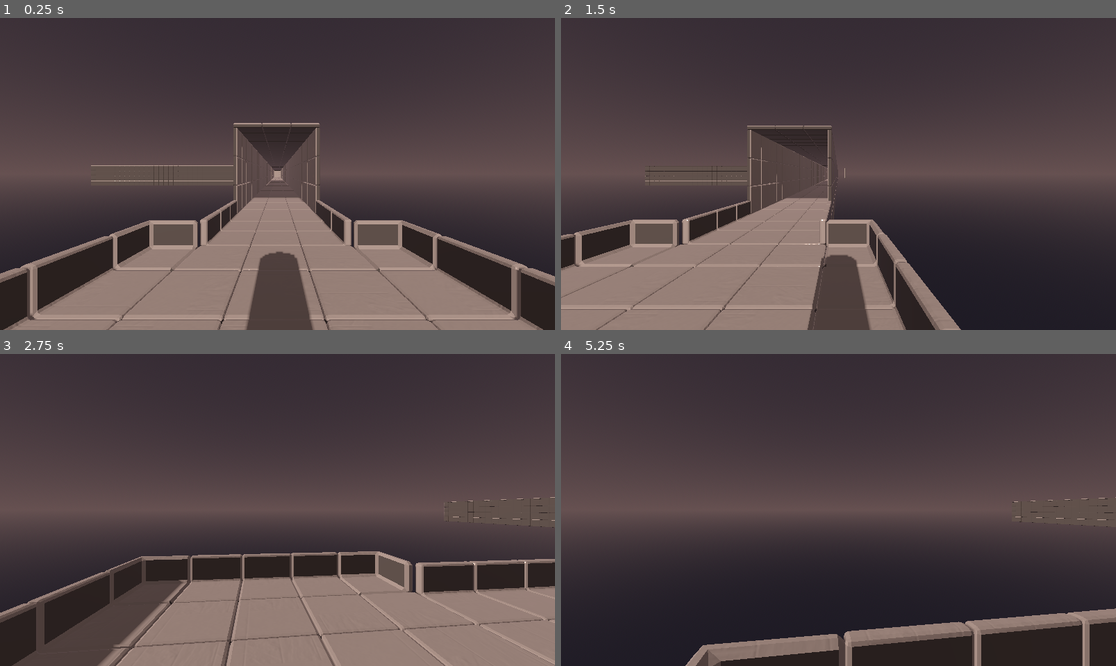
Above: before the commit, frames 1-4 (two rows, left to right).
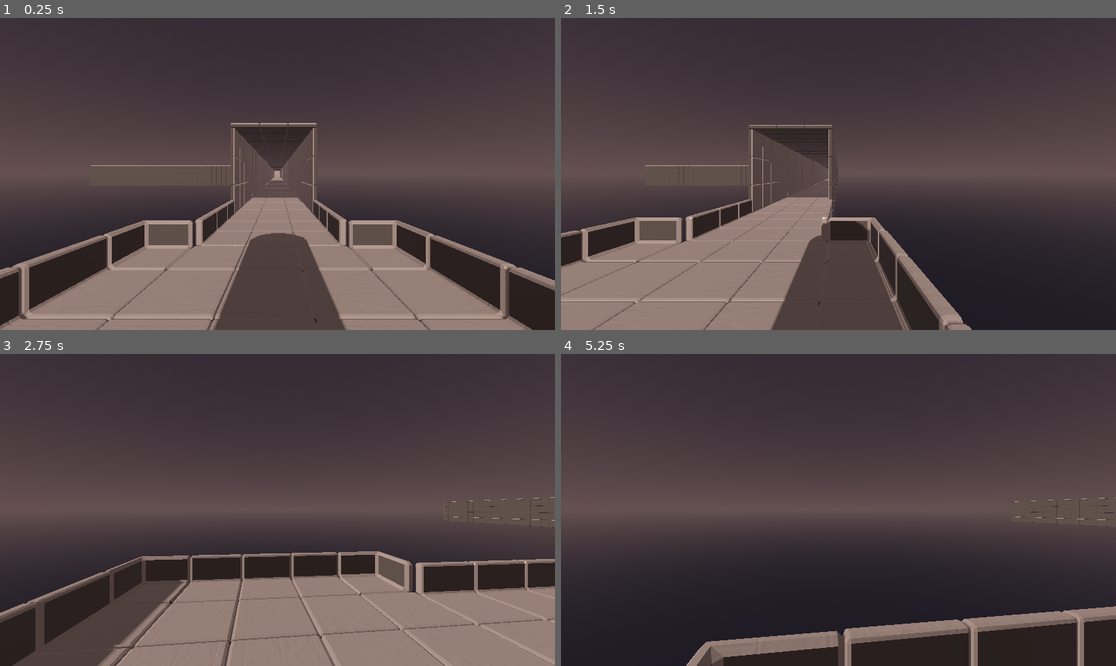
Above: after the commit, the same moments.

Repository: RoseyLemonz/jam-fcj9
Game: Godot game, scene res://game/res/main.tscn
The game is run twice, just before and just after one commit, with the same random seed, the same clock (stepped at 60 frames per second) and the same inputs.
Inputs:
- Up to frame 1 (0.25 s): no input
- Up to frame 2 (1.5 s): hold D (move_right) 0.53-1.28 s; hold Ctrl (crouch) 0.53-1.28 s; hold S (move_back) from 1.28 s (still down); tap Down (keylook_down) at 1.35 s
- Up to frame 3 (2.75 s): release S (move_back) at 2.03 s; hold D (move_right) from 2.03 s (still down); hold Left (keylook_left) from 2.03 s (still down)
- Up to frame 4 (5.25 s): release D (move_right) at 2.78 s; release Left (keylook_left) at 2.78 s; hold W (move_forward) 2.78-3.53 s; tap Right (keylook_right) at 2.85 s; hold Up (keylook_up) 3.53-4.28 s; hold A (move_left) 3.53-5.03 s; tap Ctrl (crouch) at 4.35 s; tap Enter at 5 s; hold S (move_back) from 5.03 s (still down); hold Down (keylook_down) from 5.03 s (still down)

The runs differ from the first frame. In frame 1, 9.1% of the frame differs, in the area x 0-100%, y 33-100%; in frame 2, 7.8%; in frame 3, 0.1%; in frame 4, 2.4%.

Commit message:
Implement silly pig "easter egg"
Implement a sign that has an image of a pig that pops up when you walk into a Area3D

Diff:
--- a/game/res/main.tscn
+++ b/game/res/main.tscn
@@ -1,13 +1,43 @@
-[gd_scene load_steps=6 format=3 uid="uid://bqduearrbik6x"]
+[gd_scene load_steps=15 format=3 uid="uid://bqduearrbik6x"]
 
 [ext_resource type="Environment" uid="uid://dh6n33ns4plhx" path="res://game/lvl/lvl_enviroment_normal.tres" id="1_nmqiy"]
 [ext_resource type="PackedScene" uid="uid://dku2sdnrbmj7b" path="res://game/res/player.tscn" id="2_dga6e"]
+[ext_resource type="Texture2D" uid="uid://dqan0w5jbnbl7" path="res://assets/img/piggy.png" id="4_3n07w"]
 [ext_resource type="MeshLibrary" uid="uid://dfbuspcfcbk4q" path="res://game/lvl/lib_blocks.tres" id="4_yajld"]
 
+[sub_resource type="PhysicsMaterial" id="PhysicsMaterial_oh3q5"]
+
 [sub_resource type="BoxShape3D" id="BoxShape3D_yajld"]
-size = Vector3(6.080999, 6.4270344, 1)
+size = Vector3(8.959337, 6.4270344, 0.21875)
 
-[sub_resource type="PhysicsMaterial" id="PhysicsMaterial_oh3q5"]
+[sub_resource type="GDScript" id="GDScript_yajld"]
+resource_name = "triggerpig"
+script/source = "extends Area3D
+
+func _on_body_entered(body : Node3D):
+	print(\"test\")
+	if body.is_in_group(\"Player\"):
+		print(\"test1\")
+"
+
+[sub_resource type="BoxMesh" id="BoxMesh_ov40x"]
+
+[sub_resource type="StandardMaterial3D" id="StandardMaterial3D_irvxm"]
+albedo_color = Color(0.28485027, 0.28485027, 0.2848502, 1)
+
+[sub_resource type="PlaneMesh" id="PlaneMesh_yo10h"]
+
+[sub_resource type="StandardMaterial3D" id="StandardMaterial3D_ielxn"]
+albedo_texture = ExtResource("4_3n07w")
+
+[sub_resource type="StandardMaterial3D" id="StandardMaterial3D_yajld"]
+albedo_color = Color(0.3529412, 0.3529412, 0.3529412, 1)
+
+[sub_resource type="StandardMaterial3D" id="StandardMaterial3D_3n07w"]
+albedo_color = Color(0.3515629, 0.3515629, 0.35156286, 1)
+
+[sub_resource type="BoxShape3D" id="BoxShape3D_3n07w"]
+size = Vector3(0.1005249, 4.270996, 2.4003296)
 
 [node name="Main" type="Node3D"]
 
@@ -17,41 +47,87 @@
 shadow_enabled = true
 sky_mode = 1
 
+[node name="AudioStreamPlayer3D" type="AudioStreamPlayer3D" parent="."]
+
 [node name="WorldEnvironment" type="WorldEnvironment" parent="."]
 environment = ExtResource("1_nmqiy")
 
-[node name="Player" parent="." instance=ExtResource("2_dga6e")]
+[node name="Player" parent="." groups=["Player"] instance=ExtResource("2_dga6e")]
 transform = Transform3D(2.4, 0, 0, 0, 2.4, 0, 0, 0, 2.4, 10.0966625, 1.7249956, 6.0359716)
-
-[node name="TriggersOrEvents" type="Node3D" parent="."]
-transform = Transform3D(1, 0, 0, 0, 1, 0, 0, 0, 1, 7.2, 0, 0)
-
-[node name="EntranceVoice" type="Area3D" parent="TriggersOrEvents"]
-transform = Transform3D(1, 0, 0, 0, 1, 0, 0, 0, 1, 3, 2, -3)
-
-[node name="Entrance" type="CollisionShape3D" parent="TriggersOrEvents/EntranceVoice"]
-transform = Transform3D(1, 0, 0, 0, 1, 0, 0, 0, 1, 0.0063066483, 1.0647707, 0)
-shape = SubResource("BoxShape3D_yajld")
-
-[node name="HallwayVoice" type="Area3D" parent="TriggersOrEvents"]
-transform = Transform3D(1, 0, 0, 0, 1, 0, 0, 0, 1, 3, 2.8500607, -73.010056)
-
-[node name="Hallway" type="CollisionShape3D" parent="TriggersOrEvents/HallwayVoice"]
-transform = Transform3D(1, 0, 0, 0, 1, 0, 0, 0, 1, -0.1436168, -0.36174905, 0.14123774)
-shape = SubResource("BoxShape3D_yajld")
-
-[node name="HallwayConfirm" type="Area3D" parent="TriggersOrEvents"]
-transform = Transform3D(1, 0, 0, 0, 1, 0, 0, 0, 1, 1.0068817, 0.66524744, -154.20828)
-
-[node name="Confirm" type="CollisionShape3D" parent="TriggersOrEvents/HallwayConfirm"]
-transform = Transform3D(1, 0, 0, 0, 1, 0, 0, 0, 1, 1.9210352, 2.1886463, 10.844131)
-shape = SubResource("BoxShape3D_yajld")
+collision_mask = 6
 
 [node name="GridMap" type="GridMap" parent="."]
 transform = Transform3D(1, 0, 0, 0, 1, 0, 0, 0, 1, 7.2197523, -2, 0)
 mesh_library = ExtResource("4_yajld")
 physics_material = SubResource("PhysicsMaterial_oh3q5")
+collision_layer = 2
 data = {
 "cells": PackedInt32Array(65535, 65535, 7, 65535, 0, 6, 65535, 1, 6, 65535, 2, 6, 65535, 3, 1048583, 0, 65535, 655361,  …(126337 unchanged characters)…
 }
 metadata/_editor_floor_ = Vector3(-28, 4, -65)
+
+[node name="Triggers" type="Node3D" parent="."]
+transform = Transform3D(-4.371139e-08, 0, 1, 0, 1, 0, -1, 0, -4.371139e-08, 5.9649887, 11.444299, 2.8145576)
+
+[node name="EntranceVoice" type="Area3D" parent="Triggers"]
+transform = Transform3D(-4.371139e-08, 0, -1, 0, 1, 0, 1, 0, -4.371139e-08, 5.814557, -9.444299, 4.235011)
+
+[node name="Entrance" type="CollisionShape3D" parent="Triggers/EntranceVoice"]
+transform = Transform3D(1, 0, 0, 0, 1, 0, 0, 0, 1, 0.0063066483, 1.0647707, 0)
+shape = SubResource("BoxShape3D_yajld")
+
+[node name="HallwayVoice" type="Area3D" parent="Triggers"]
+transform = Transform3D(-4.371139e-08, 0, -1, 0, 1, 0, 1, 0, -4.371139e-08, 75.824615, -8.594238, 4.235014)
+
+[node name="Hallway" type="CollisionShape3D" parent="Triggers/HallwayVoice"]
+transform = Transform3D(1, 0, 0, 0, 1, 0, 0, 0, 1, -0.1436168, -0.36174905, 0.14123774)
+shape = SubResource("BoxShape3D_yajld")
+
+[node name="HallwayConfirm" type="Area3D" parent="Triggers"]
+transform = Transform3D(-4.371139e-08, 0, -1, 0, 1, 0, 1, 0, -4.371139e-08, 157.02284, -10.779051, 2.2418995)
+
+[node name="Confirm" type="CollisionShape3D" parent="Triggers/HallwayConfirm"]
+transform = Transform3D(1, 0, 0, 0, 1, 0, 0, 0, 1, 1.9210352, 2.1886463, 10.844131)
+shape = SubResource("BoxShape3D_yajld")
+
+[node name="PigSign" type="Area3D" parent="Triggers"]
+transform = Transform3D(1, 0, 0, 0, 1, 0, 0, 0, 1, 0, -9.237514, 0)
+collision_layer = 4
+collision_mask = 7
+script = SubResource("GDScript_yajld")
+
+[node name="PigSign" type="CollisionShape3D" parent="Triggers/PigSign"]
+transform = Transform3D(1, 0, 0, 0, 1, 0, 0, 0, 1, -0.17173958, 1.0647707, -0.390625)
+shape = SubResource("BoxShape3D_yajld")
+
+[node name="PigSign" type="StaticBody3D" parent="."]
+transform = Transform3D(1, 0, 0, 0, 1, 0, 0, 0, 1, 4.7847524, -2.089446, 4.3881483)
+collision_layer = 4
+
+[node name="Board" type="MeshInstance3D" parent="PigSign"]
+transform = Transform3D(0.05, 0, 0, 0, 1.8, 0, 0, 0, 2.4, 0.1545105, 0.88540125, -1.5029602)
+mesh = SubResource("BoxMesh_ov40x")
+surface_material_override/0 = SubResource("StandardMaterial3D_irvxm")
+
+[node name="Image" type="MeshInstance3D" parent="PigSign"]
+transform = Transform3D(-3.4969112e-08, 0.8, -3.4969112e-08, 0, -3.4969112e-08, -0.8, -0.8, -3.4969112e-08, 1.5285484e-15, 0.18042755, 0.8891766, -1.5724475)
+mesh = SubResource("PlaneMesh_yo10h")
+surface_material_override/0 = SubResource("StandardMaterial3D_ielxn")
+
+[node name="Leg1" type="MeshInstance3D" parent="PigSign"]
+transform = Transform3D(0.015, 0, 0, 0, 3.903, 0, 0, 0, 0.229, 0.09121847, -0.97838604, -0.97365475)
+mesh = SubResource("BoxMesh_ov40x")
+skeleton = NodePath("../Board")
+surface_material_override/0 = SubResource("StandardMaterial3D_yajld")
+
+[node name="Leg2" type="MeshInstance3D" parent="PigSign"]
+transform = Transform3D(0.015, 0, 0, 0, 3.903, 0, 0, 0, 0.229, 0.09100008, -0.978, -2.1900795)
+mesh = SubResource("BoxMesh_ov40x")
+skeleton = NodePath("../Board")
+surface_material_override/0 = SubResource("StandardMaterial3D_3n07w")
+
+[node name="CollisionShape3D" type="CollisionShape3D" parent="PigSign"]
+transform = Transform3D(1, 0, 0, 0, 1, 0, 0, 0, 1, 0.14981079, -0.30859375, -1.4917002)
+shape = SubResource("BoxShape3D_3n07w")
+
+[connection signal="area_entered" from="Triggers/PigSign" to="Player" method="_on_pig_sign_area_entered"]
--- a/game/res/player.tscn
+++ b/game/res/player.tscn
@@ -42,11 +42,16 @@
 	move_and_slide()
 	# camera
 	$CameraController.position = lerp($CameraController.position, position, 0.3)
+
+func _on_pig_sign_area_entered(area: Area3D) -> void:
+	$\"../PigSign\".position.y = 2
 "
 
 [sub_resource type="CylinderMesh" id="CylinderMesh_bxfqr"]
 
 [sub_resource type="CylinderShape3D" id="CylinderShape3D_cyd3n"]
+
+[sub_resource type="CylinderShape3D" id="CylinderShape3D_mai31"]
 
 [node name="Player" type="CharacterBody3D"]
 floor_constant_speed = true
@@ -56,7 +61,6 @@
 [node name="Pivot" type="Node3D" parent="."]
 
 [node name="Body" type="MeshInstance3D" parent="Pivot"]
-transform = Transform3D(0.5, 0, 0, 0, 0.6, 0, 0, 0, 0.5, 0, 0, 0)
 mesh = SubResource("CylinderMesh_bxfqr")
 
 [node name="Collision" type="CollisionShape3D" parent="."]
@@ -70,3 +74,8 @@
 
 [node name="Camera3D" type="Camera3D" parent="CameraController/CameraTarget"]
 current = true
+
+[node name="Area3D" type="Area3D" parent="."]
+
+[node name="CollisionShape3D" type="CollisionShape3D" parent="Area3D"]
+shape = SubResource("CylinderShape3D_mai31")
Binary file added: assets/fnt/BitcountGridSingle.ttf
Not shown, added: assets/fnt/BitcountGridSingle.ttf.import
Binary file added: assets/img/piggy.png
Not shown, added: assets/img/piggy.png.import
Not shown: 1 places in game/res/player.tscn that only renumber resources
